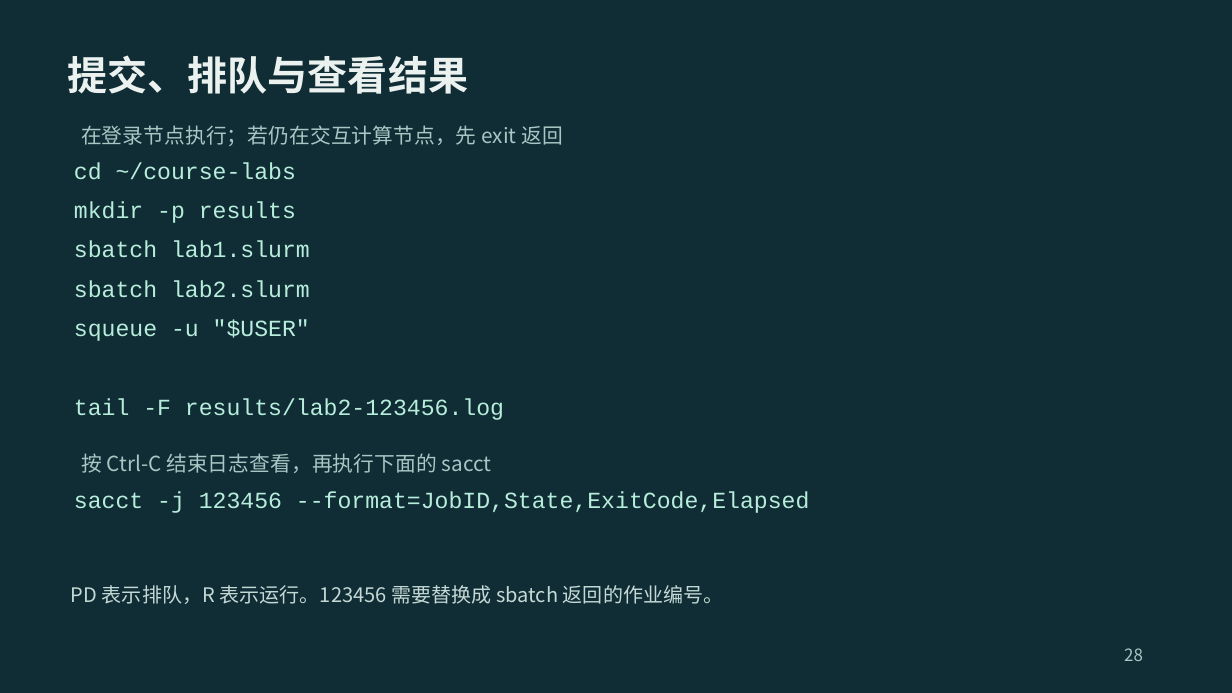
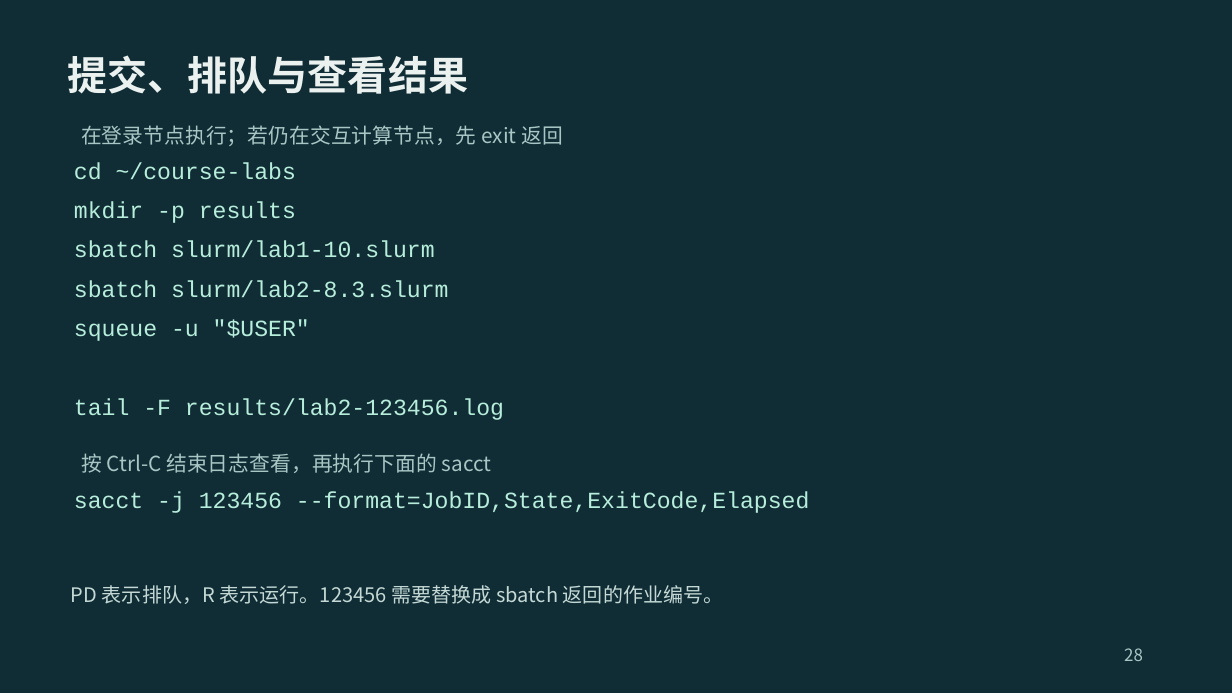
Before and after one commit to 2026-fall-calabs/calabs-2026-fall-starter, a slide deck: slide 28 of docs/交我算平台Lab运行指南-学生版.pptx. Drawn at 1232x693 pixels with LibreOffice and Linux fonts; fonts in the diff are those of the drawing. Boxes give left, top, right and bottom in pixels: in the first picture for what was removed or moved away, otherwise in the second. Text is boxed around its words. In the diff, an @@ line names an element or a change of style, - is before the commit and + after.

Commit message:
refactor: organize Slurm scripts by README section

```diff
--- a/docs/交我算平台Lab运行指南-学生版.pptx
+++ b/docs/交我算平台Lab运行指南-学生版.pptx
@@ text at (74,241,435,258): text changed @@
-sbatch lab1.slurm
+sbatch slurm/lab1-10.slurm
@@ text at (74,280,449,298): text changed @@
-sbatch lab2.slurm
+sbatch slurm/lab2-8.3.slurm
```
Also in this commit, not shown: 10 other slides changed, 12 other files.
